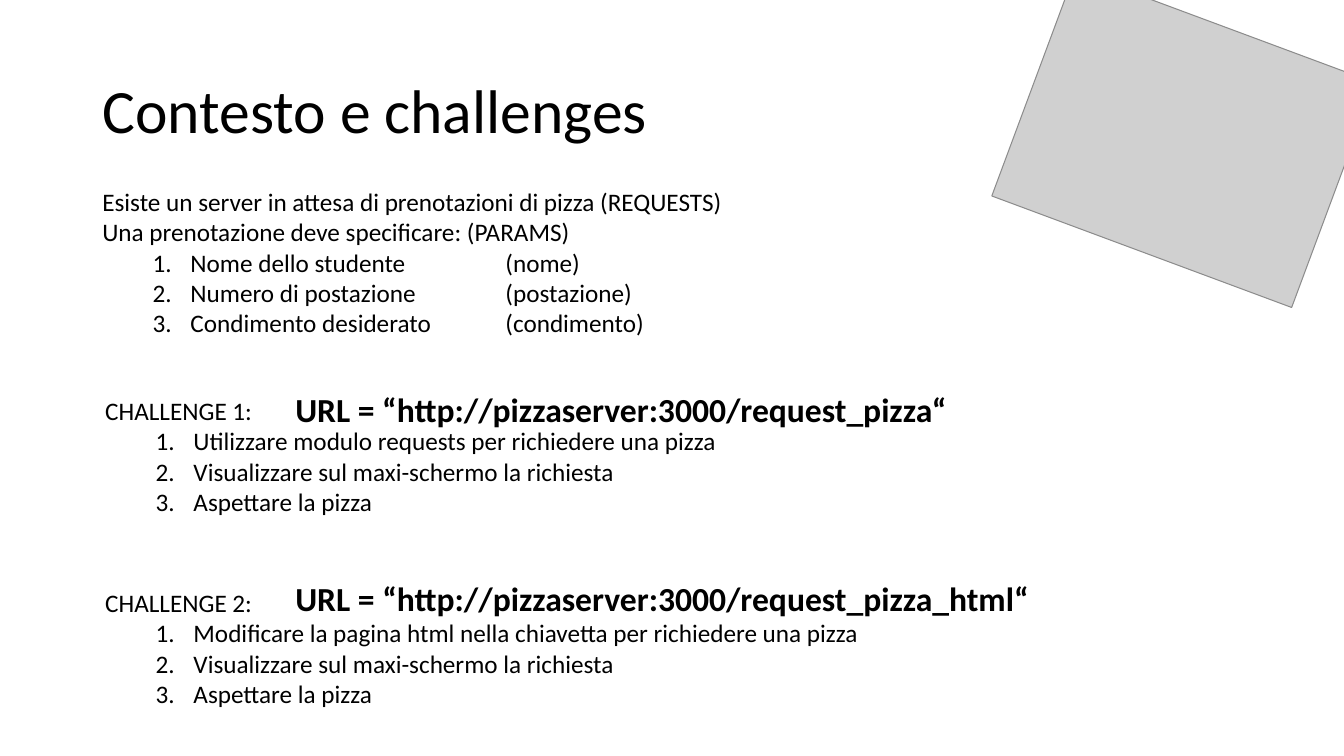
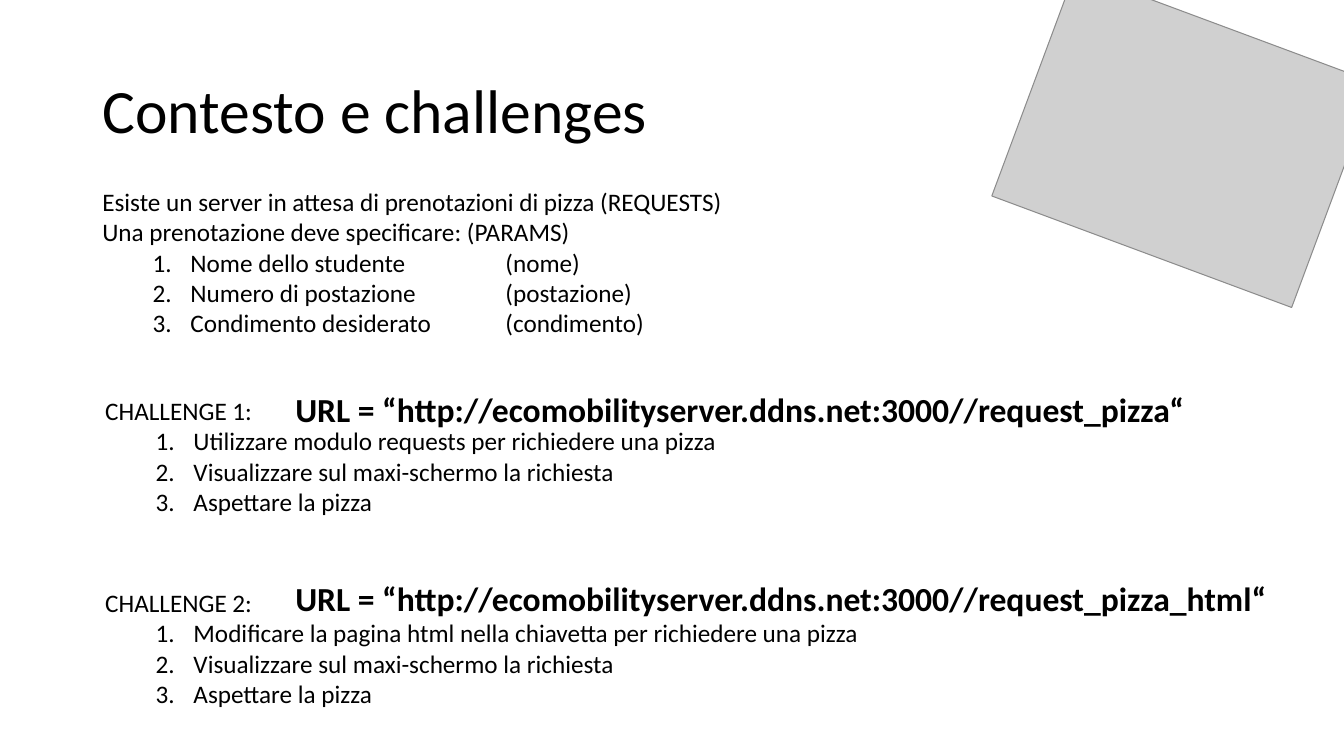
Before and after one commit to luckyunlock/PizzaProject, a slide deck: slide 7 of Slides.pptx (slide 6 before the commit). Drawn at 1344x756 pixels with LibreOffice and Linux fonts; fonts in the diff are those of the drawing; grey boxes stand for pictures. Boxes give left, top, right and bottom in pixels: in the first picture for what was removed or moved away, otherwise in the second. Text is boxed around its words. In the diff, an @@ line names an element or a change of style, - is before the commit and + after.

```diff
--- a/Slides.pptx
+++ b/Slides.pptx
@@ text at [295,397,1184,428]: text changed @@
-URL = “http://pizzaserver:3000/request_pizza“
+URL = “http://ecomobilityserver.ddns.net:3000//request_pizza“
@@ text at [295,586,1266,617]: text changed @@
-URL = “http://pizzaserver:3000/request_pizza_html“
+URL = “http://ecomobilityserver.ddns.net:3000//request_pizza_html“
```
Also in this commit, not shown: 1 other slide changed, 1 slide added, 1 other file.
